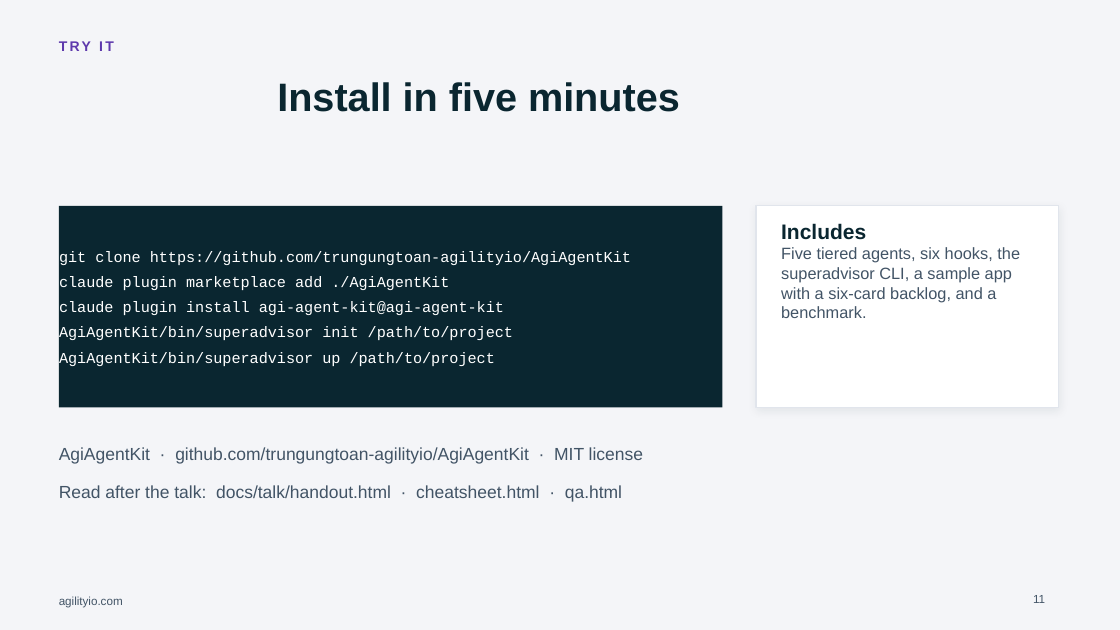
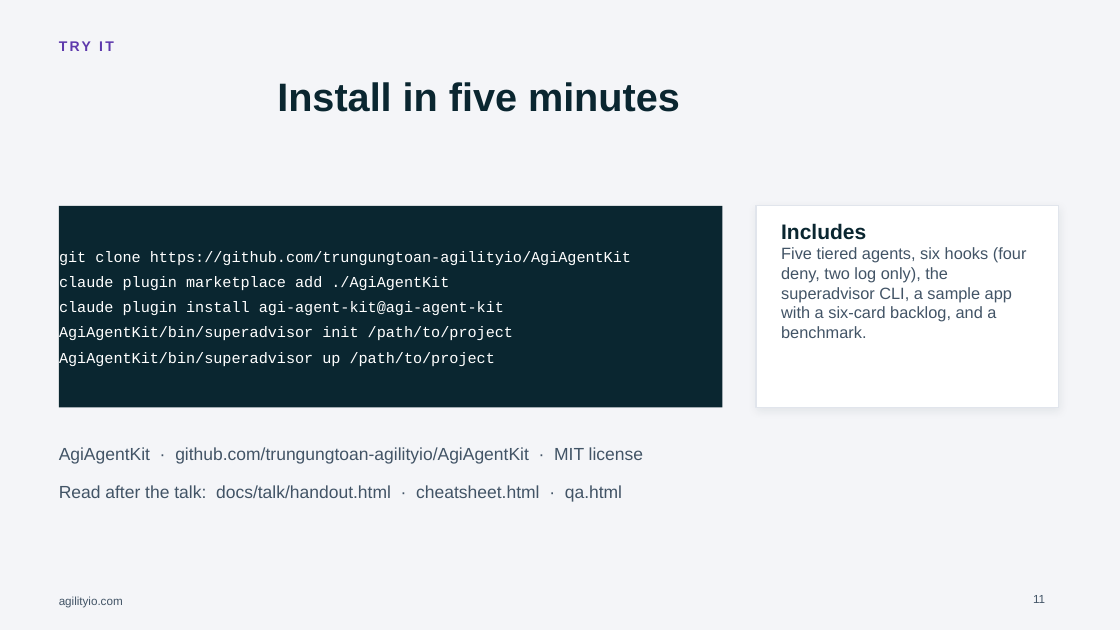
Before and after one commit to trungungtoan-agilityio/AgiAgentKit, a slide deck: slide 11 of docs/talk/Session-Superadvisor-AgilityIO.pptx. Drawn at 1120x630 pixels with LibreOffice and Linux fonts; fonts in the diff are those of the drawing; background and template pictures are left out. Boxes give left, top, right and bottom in pixels: in the first picture for what was removed or moved away, otherwise in the second. Text is boxed around its words. In the diff, an @@ line names an element or a change of style, - is before the commit and + after.

```diff
--- a/docs/talk/Session-Superadvisor-AgilityIO.pptx
+++ b/docs/talk/Session-Superadvisor-AgilityIO.pptx
@@ text at [781, 247, 1027, 338]: text changed @@
-Five tiered agents, six hooks, the superadvisor CLI, a sample app with a six-card backlog, and a benchmark.
+Five tiered agents, six hooks (four deny, two log only), the superadvisor CLI, a sample app with a six-card backlog, and a benchmark.
```
Also in this commit, not shown: 2 other slides changed, 3 other files.
